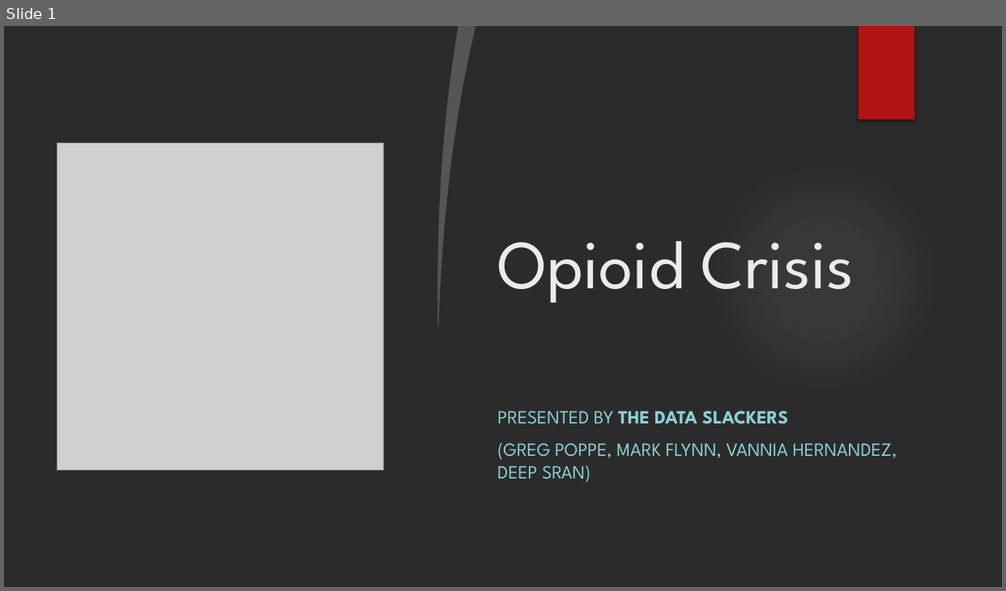
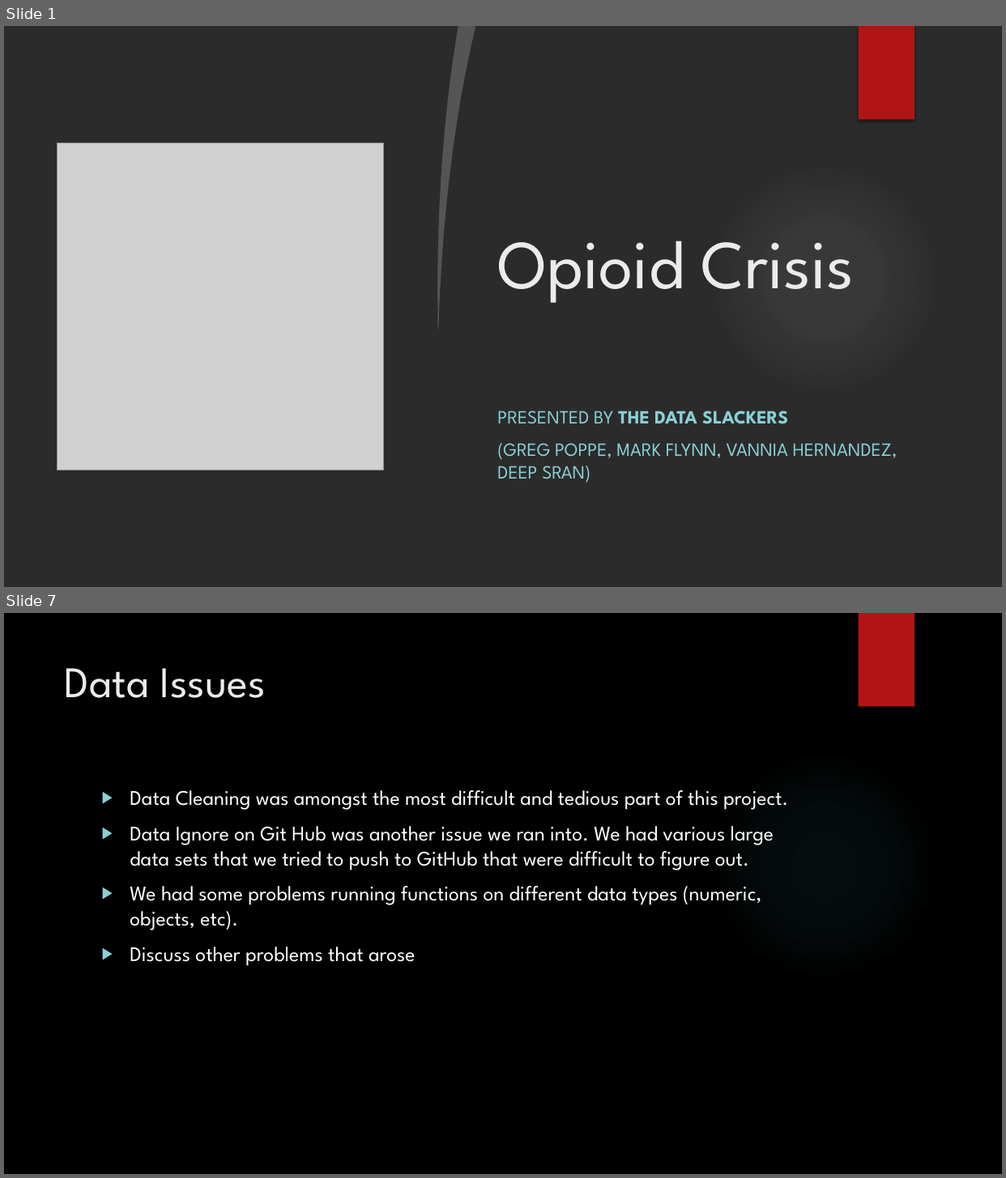
Before and after one commit to GregPoppe/opioid_project, a slide deck: Opioid_Crisis.pptx. Shown one above the other, each under a label of ours: slide 1 before the commit, slides 1 and 7 after it; the slides between them are not shown. The pictures are 1006x591 and 1006x1178 pixels, drawn with LibreOffice and Linux fonts; fonts in the diff are those of the drawing; grey boxes stand for pictures; background and template pictures are left out; a plain dark background stands for a picture behind light text. Boxes give left, top, right and bottom in pixels: in the first picture for what was removed or moved away, otherwise in the second. Text is boxed around its words. In the diff, an @@ line names an element or a change of style, - is before the commit and + after.

```diff
--- a/Opioid_Crisis.pptx
+++ b/Opioid_Crisis.pptx
@@ slide 7 added at box(4, 613, 1002, 1174), background picture (left out) @@
@@ rectangle added at box(859, 613, 914, 707), fill #B01513 @@
@@ title added at box(65, 668, 266, 698), 42 pt, text #EBEBEB @@
+Data Issues
@@ ellipse added at box(709, 750, 939, 981), fill gradient #50B9C1 @@
@@ text added at box(130, 790, 788, 966), 20 pt, text #FFFFFF @@
+▶ Data Cleaning was amongst the most difficult and tedious part of this project.
+▶ Data Ignore on Git Hub was another issue we ran into. We had various large data sets that we tried to push to GitHub that were difficult to figure out.
+▶ We had some problems running functions on different data types (numeric, objects, etc).
+▶ Discuss other problems that arose
```
Also in this commit, not shown: 10 other slides added, 3 slides removed.
